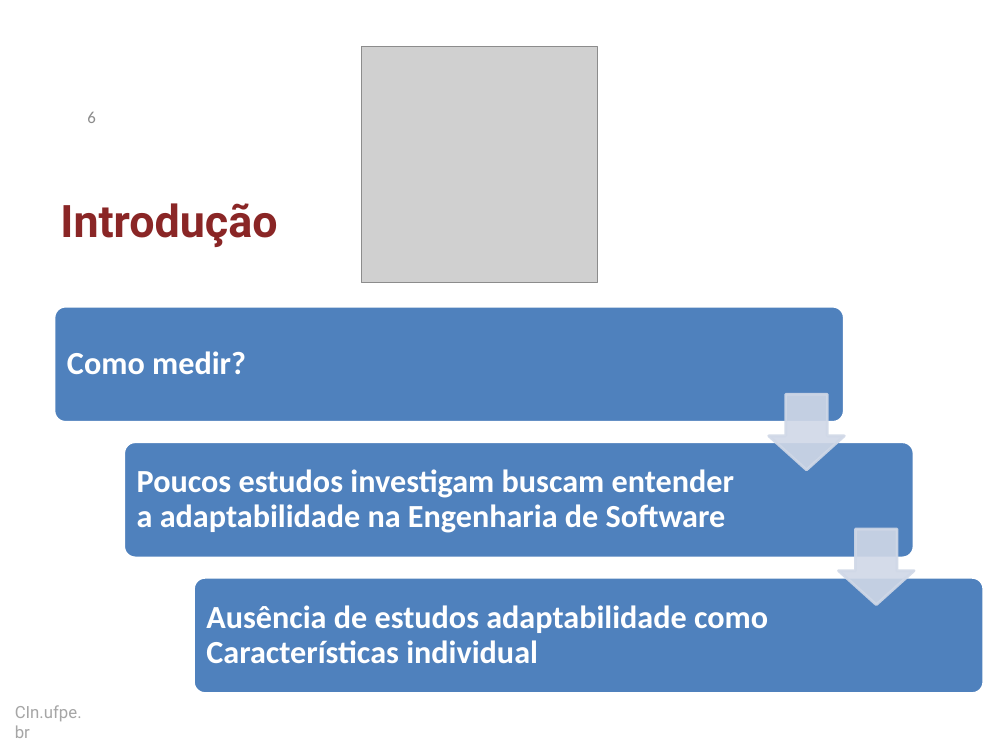
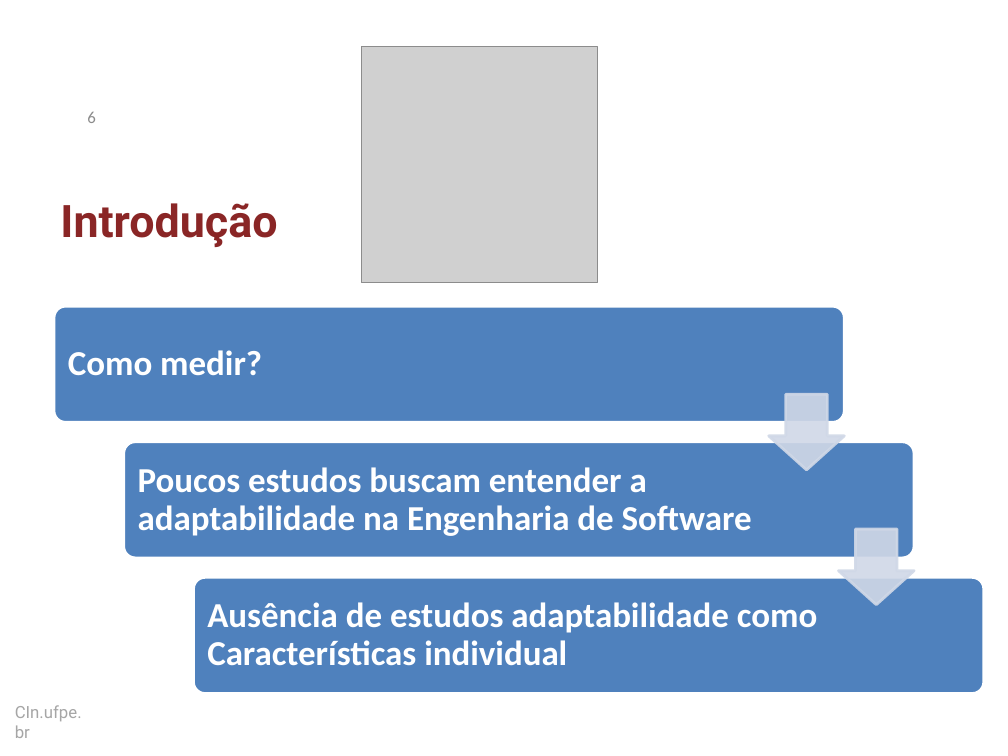
Before and after one commit to dan1lo/doutoradoR, a slide deck: slide 6 of apresentacao doutorado simplificado.pptx. Drawn at 1008x756 pixels with LibreOffice and Linux fonts; fonts in the diff are those of the drawing; grey boxes stand for pictures; background and template pictures are left out. Boxes give left, top, right and bottom in pixels: in the first picture for what was removed or moved away, otherwise in the second. Text is boxed around its words. In the diff, an @@ line names an element or a change of style, - is before the commit and + after.

```diff
--- a/apresentacao doutorado simplificado.pptx
+++ b/apresentacao doutorado simplificado.pptx
@@ text "Como medir?" at [68, 350, 262, 375]: size 23 to 25 pt @@
@@ text at [138, 467, 752, 536]: text changed; size 23 to 25 pt @@
-Poucos estudos investigam buscam entender a adaptabilidade na Engenharia de Software
+Poucos estudos buscam entender a adaptabilidade na Engenharia de Software
@@ text "Ausência de estudos adaptabilidade como ..." at [207, 602, 817, 665]: size 23 to 25 pt @@
```
Also in this commit, not shown: 3 other slides changed, 3 other files.
